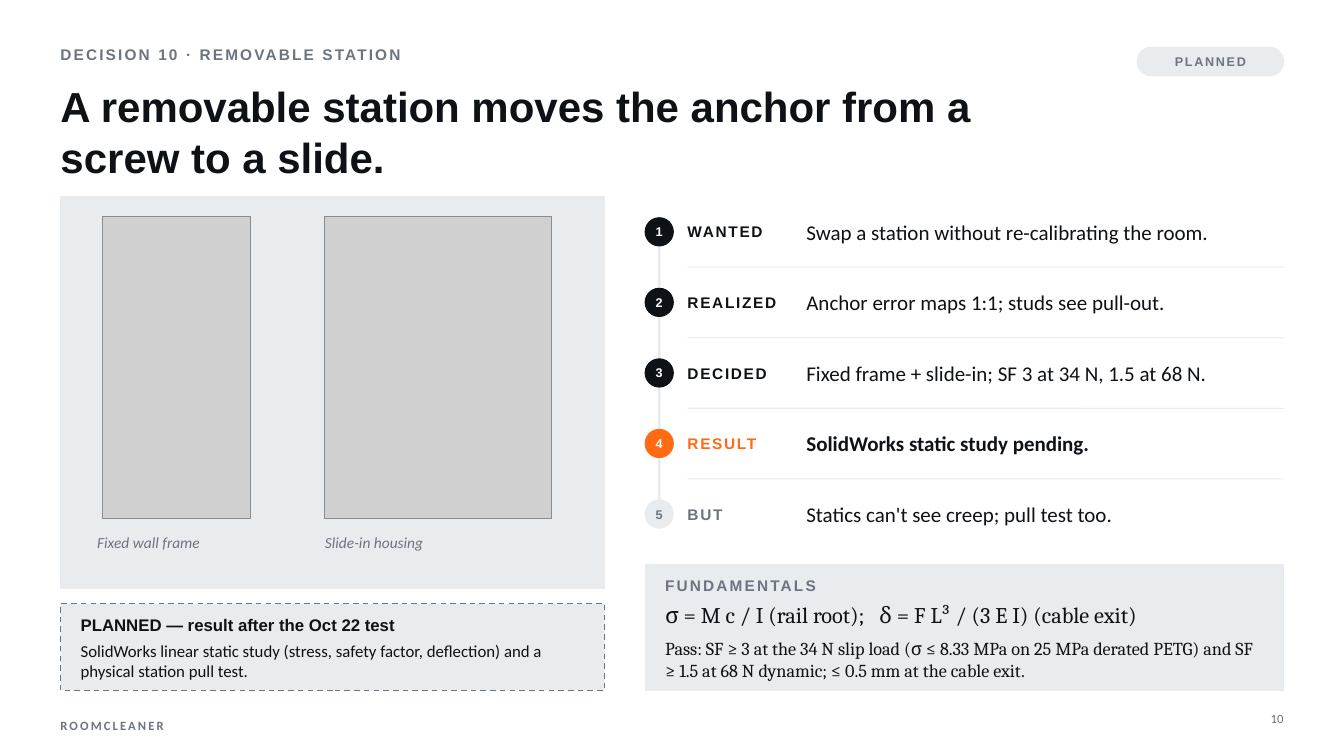
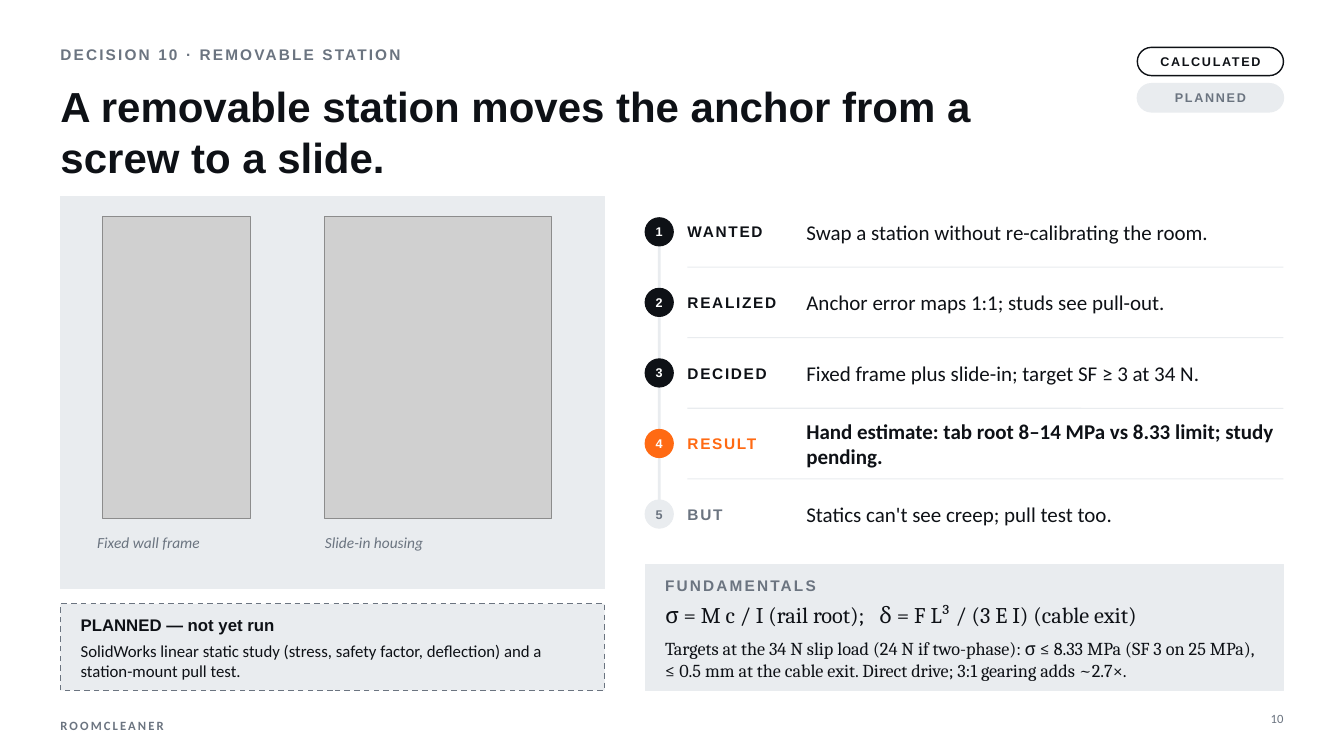
Before and after one commit to Jaspario1199/RoomCleaner, a slide deck: slide 10 of docs/presentation/deck/RoomCleaner_SpaceX_draft.pptx. Drawn at 1344x756 pixels with LibreOffice and Linux fonts; fonts in the diff are those of the drawing; grey boxes stand for pictures. Boxes give left, top, right and bottom in pixels: in the first picture for what was removed or moved away, otherwise in the second. Text is boxed around its words. In the diff, an @@ line names an element or a change of style, - is before the commit and + after.

```diff
--- a/docs/presentation/deck/RoomCleaner_SpaceX_draft.pptx
+++ b/docs/presentation/deck/RoomCleaner_SpaceX_draft.pptx
@@ rounded rectangle added at [1137,47,1284,76], fill #FFFFFF, outline #0E1116 1 pt, 9 pt, text #0E1116, bold @@
+CALCULATED
@@ rounded rectangle "PLANNED": place and size @@
-rounded rectangle "PLANNED" at [1137,47,1284,76]
+rounded rectangle "PLANNED" at [1137,84,1284,112]
@@ text at [806,366,1199,385]: text changed @@
-Fixed frame + slide-in; SF 3 at 34 N, 1.5 at 68 N.
+Fixed frame plus slide-in; target SF ≥ 3 at 34 N.
@@ text at [806,424,1273,468]: text changed @@
-SolidWorks static study pending.
+Hand estimate: tab root 8–14 MPa vs 8.33 limit; study pending.
@@ text at [81,619,274,635]: text changed @@
-PLANNED — result after the Oct 22 test
+PLANNED — not yet run
@@ text at [81,645,541,680]: text changed @@
-SolidWorks linear static study (stress, safety factor, deflection) and a physical station pull test.
+SolidWorks linear static study (stress, safety factor, deflection) and a station-mount pull test.
@@ text at [665,642,1255,681]: text changed @@
-Pass: SF ≥ 3 at the 34 N slip load (σ ≤ 8.33 MPa on 25 MPa derated PETG) and SF ≥ 1.5 at 68 N dynamic; ≤ 0.5 mm at the cable exit.
+Targets at the 34 N slip load (24 N if two-phase): σ ≤ 8.33 MPa (SF 3 on 25 MPa), ≤ 0.5 mm at the cable exit. Direct drive; 3:1 gearing adds ~2.7×.
```
Also in this commit, not shown: 21 other slides changed, 5 other files.
